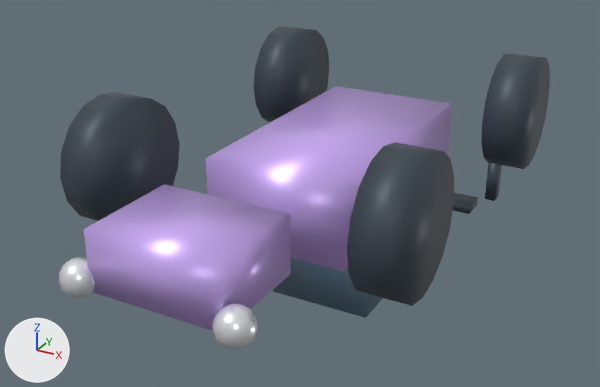
What one commit did to the glTF model shared/assets/car.glb.
Before and after are seen from a 50 mm camera at (1.96, -4.03, 1.23) aimed at (-0.18, -0.13, -0.71). The lights are fixed; the arrows at lower left show +X, +Y and +Z. The picture after the commit comes second.

Objects in the first picture: 'car'.
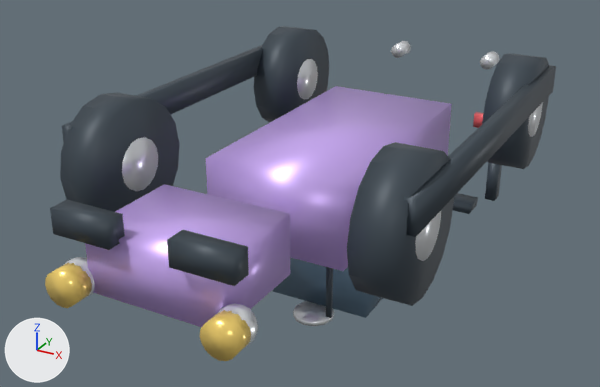
Where the change shows, as pixel boxes (x1, y1, x2, y2) in the pictures (600 x 387 px):
'car', reshaped: before (59, 26, 550, 349); after (45, 26, 556, 361)
part 1 of me_mesh_0, added: after (62, 45, 263, 142)
part 2 of me_mesh_0, added: after (50, 199, 125, 250)
part 3 of me_mesh_0, added: after (167, 230, 249, 286)
part 4 of me_mesh_0, added: after (326, 267, 333, 318)
part 5 of me_mesh_0, added: after (404, 65, 556, 237)
part 6 of me_mesh_0, added: after (297, 59, 318, 100)
part 7 of me_mesh_0, added: after (122, 137, 158, 191)
part 8 of me_mesh_0, added: after (391, 41, 411, 58)
part 9 of me_mesh_0, added: after (293, 301, 334, 326)
part 10 of me_mesh_0, added: after (480, 51, 499, 69)
part 11 of me_mesh_0, added: after (528, 102, 543, 137)
part 12 of me_mesh_0, added: after (415, 211, 441, 261)
part 13 of me_mesh_0, added (yellow): after (45, 263, 92, 308)
part 14 of me_mesh_0, added (yellow): after (200, 310, 251, 361)
part 15 of me_mesh_0, added: after (473, 112, 484, 128)

The change, as a list of edits to the scene's bpy script:
```text
Add mat_car_light_red:
    mat_car_light_red = principled_material('car_light_red')
    mat_car_light_red.base_color = (0.97, 0.15, 0.17)  # red #fc6c73
    mat_car_light_red.metallic = 0.3
    mat_car_light_red.roughness = 0.25
Add mat_car_light_amber:
    mat_car_light_amber = principled_material('car_light_amber')
    mat_car_light_amber.base_color = (1.0, 0.72, 0.18)  # yellow #ffdd76
    mat_car_light_amber.metallic = 0.3
    mat_car_light_amber.roughness = 0.25
Change me_mesh_0:
    used by ob_car; location = (0.0, 0.0, 0.0)
    remove me_mesh_0.from_pydata(...)  # 348 vertices, 648 faces; spans x -0.89..0.89, y -1.81..1.44, z -1.35..0.0
    add me_mesh_0.from_pydata(...)  # 700 vertices, 1280 faces; spans x -0.93..0.93, y -1.84..1.79, z -1.39..0.0
    me_mesh_0 part 1: a new loose piece, a box spanning x -0.93..-0.87, y -1.2..1.1, z -0.26..-0.1, in mat_car_dark (greyish blue #3f4b55)
    me_mesh_0 part 2: a new loose piece, a box spanning x -0.45..-0.15, y -1.79..-1.69, z -0.32..-0.2, in mat_car_dark (greyish blue #3f4b55)
    me_mesh_0 part 3: a new loose piece, a box spanning x 0.15..0.45, y -1.79..-1.69, z -0.32..-0.2, in mat_car_dark (greyish blue #3f4b55)
    me_mesh_0 part 4: a new loose piece, a box spanning x 0.245..0.275, y -0.63..-0.61, z -1.15..-0.81, in mat_car_dark (greyish blue #3f4b55)
    me_mesh_0 part 5: a new loose piece, a box spanning x 0.87..0.93, y -1.2..1.1, z -0.26..-0.1, in mat_car_dark (greyish blue #3f4b55)
    me_mesh_0 part 6: a new loose piece, a 16-sided cylinder along x spanning x -0.9..-0.66, y 0.71..0.99, z -0.48..-0.2, in mat_car_trim (white #f3f7fa)
    me_mesh_0 part 7: a new loose piece, a 16-sided cylinder along x spanning x -0.9..-0.66, y -1.09..-0.81, z -0.48..-0.2, in mat_car_trim (white #f3f7fa)
    me_mesh_0 part 8: a new loose piece, a 16-sided cylinder along y spanning x -0.39..-0.29, y 1.65..1.79, z -0.33..-0.23, in mat_car_trim (white #f3f7fa)
    me_mesh_0 part 9: a new loose piece, a 12-sided cylinder along z spanning x -0.12..0.12, y -0.42..-0.18, z -1.395..-1.365, in mat_car_trim (white #f3f7fa)
    me_mesh_0 part 10: a new loose piece, a 16-sided cylinder along y spanning x 0.29..0.39, y 1.65..1.79, z -0.33..-0.23, in mat_car_trim (white #f3f7fa)
    me_mesh_0 part 11: a new loose piece, a 16-sided cylinder along x spanning x 0.66..0.9, y 0.71..0.99, z -0.48..-0.2, in mat_car_trim (white #f3f7fa)
    me_mesh_0 part 12: a new loose piece, a 16-sided cylinder along x spanning x 0.66..0.9, y -1.09..-0.81, z -0.48..-0.2, in mat_car_trim (white #f3f7fa)
    me_mesh_0 part 13: a new loose piece, a 16-sided cylinder along y spanning x -0.49..-0.31, y -1.84..-1.72, z -0.63..-0.47, in mat_car_light_amber (yellow #ffdd76)
    me_mesh_0 part 14: a new loose piece, a 16-sided cylinder along y spanning x 0.31..0.49, y -1.84..-1.72, z -0.63..-0.47, in mat_car_light_amber (yellow #ffdd76)
    me_mesh_0 part 15: a new loose piece, a box spanning x 0.28..0.44, y 1.655..1.705, z -0.77..-0.67, in mat_car_light_red (red #fc6c73)
    other edits to the shape of me_mesh_0 do not show in these pictures
    add me_mesh_0.materials.append(mat_car_light_amber)  # yellow #ffdd76
    add me_mesh_0.materials.append(mat_car_light_red)  # red #fc6c73
```
